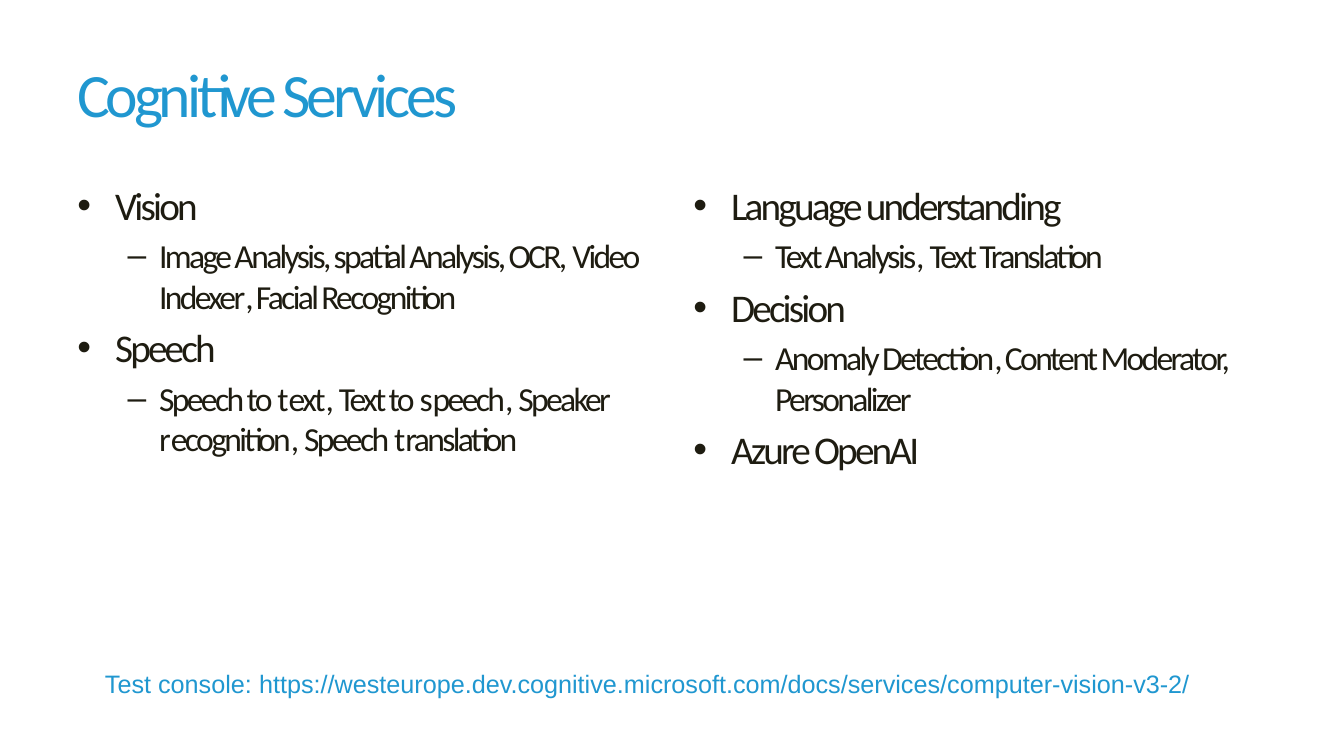
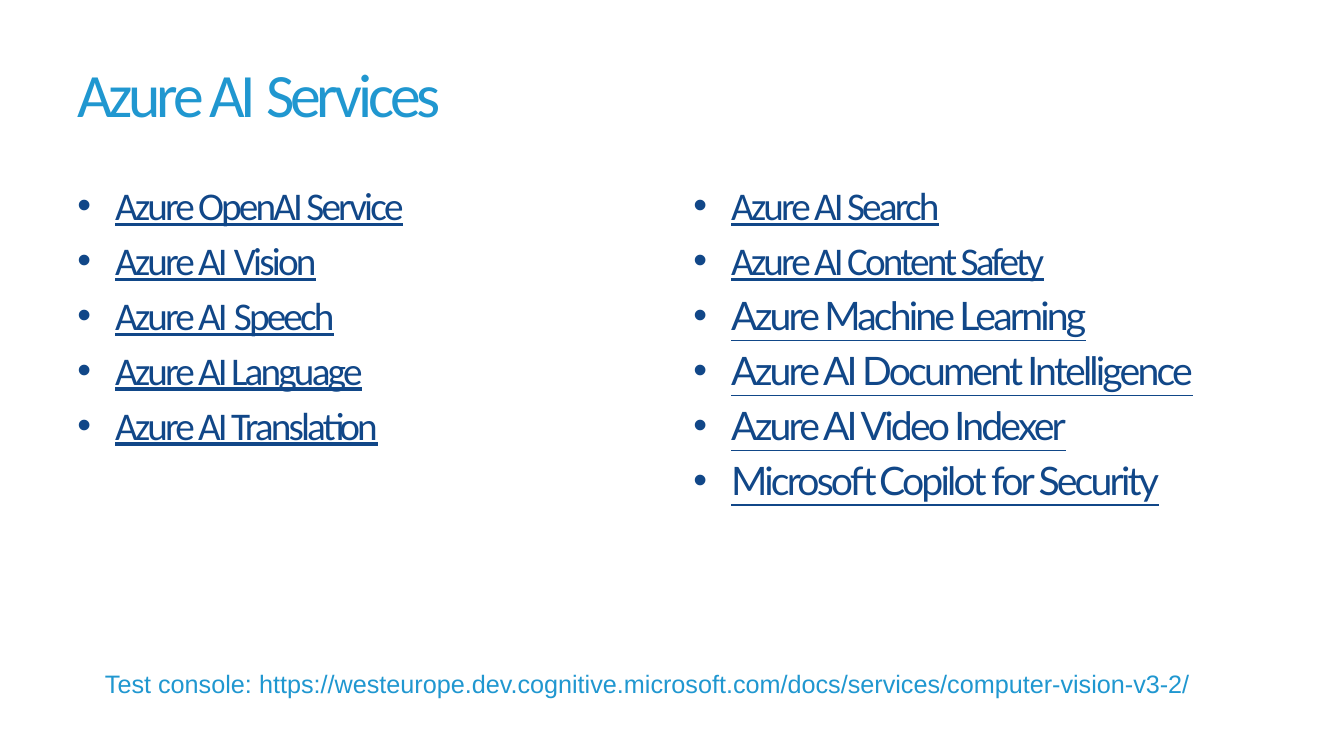
Before and after one commit to havit/CloudApplicationsDevelopment, a slide deck: slide 2 of Lab8-CognitiveServices/Cognitive-services.pptx. Drawn at 1344x756 pixels with LibreOffice and Linux fonts; fonts in the diff are those of the drawing; background and template pictures are left out. Boxes give left, top, right and bottom in pixels: in the first picture for what was removed or moved away, otherwise in the second. Text is boxed around its words. In the diff, an @@ line names an element or a change of style, - is before the commit and + after.

Commit message:
Refresh Cognitive services (Azre AI Services) presentation

```diff
--- a/Lab8-CognitiveServices/Cognitive-services.pptx
+++ b/Lab8-CognitiveServices/Cognitive-services.pptx
@@ title at [77, 74, 440, 118]: text changed @@
-Cognitive Services
+Azure AI Services
@@ text at [115, 193, 403, 446]: text changed; size 24 to 28 pt; text colour #1E1C11 to #114788 @@
-• Vision
-  – Image Analysis, spatial Analysis, OCR, Video Indexer, Facial Recognition
-• Speech
-  – Speech to text, Text to speech, Speaker recognition, Speech translation
+• Azure OpenAI Service
+• Azure AI Vision
+• Azure AI Speech
+• Azure AI Language
+• Azure AI Translation
@@ text at [731, 192, 1192, 502]: text changed; size 24 to 28 pt; font Calibri to Lato; text colour #1E1C11 to #114788 @@
-• Language understanding
-  – Text Analysis, Text Translation
-• Decision
-  – Anomaly Detection, Content Moderator, Personalizer
-• Azure OpenAI
+• Azure AI Search
+• Azure AI Content Safety
+• Azure Machine Learning
+• Azure AI Document Intelligence
+• Azure AI Video Indexer
+• Microsoft Copilot for Security
```
Also in this commit, not shown: 5 other slides changed, 2 slides added, 1 slide removed.
